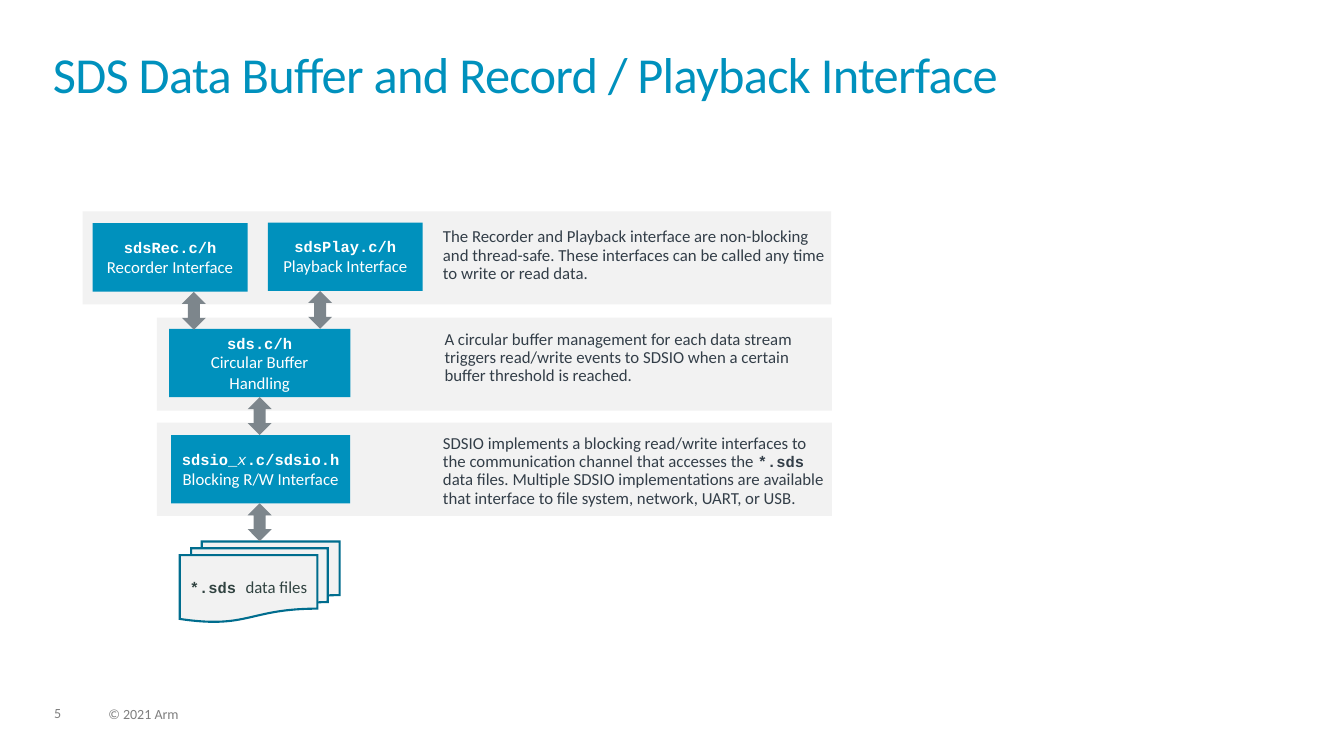
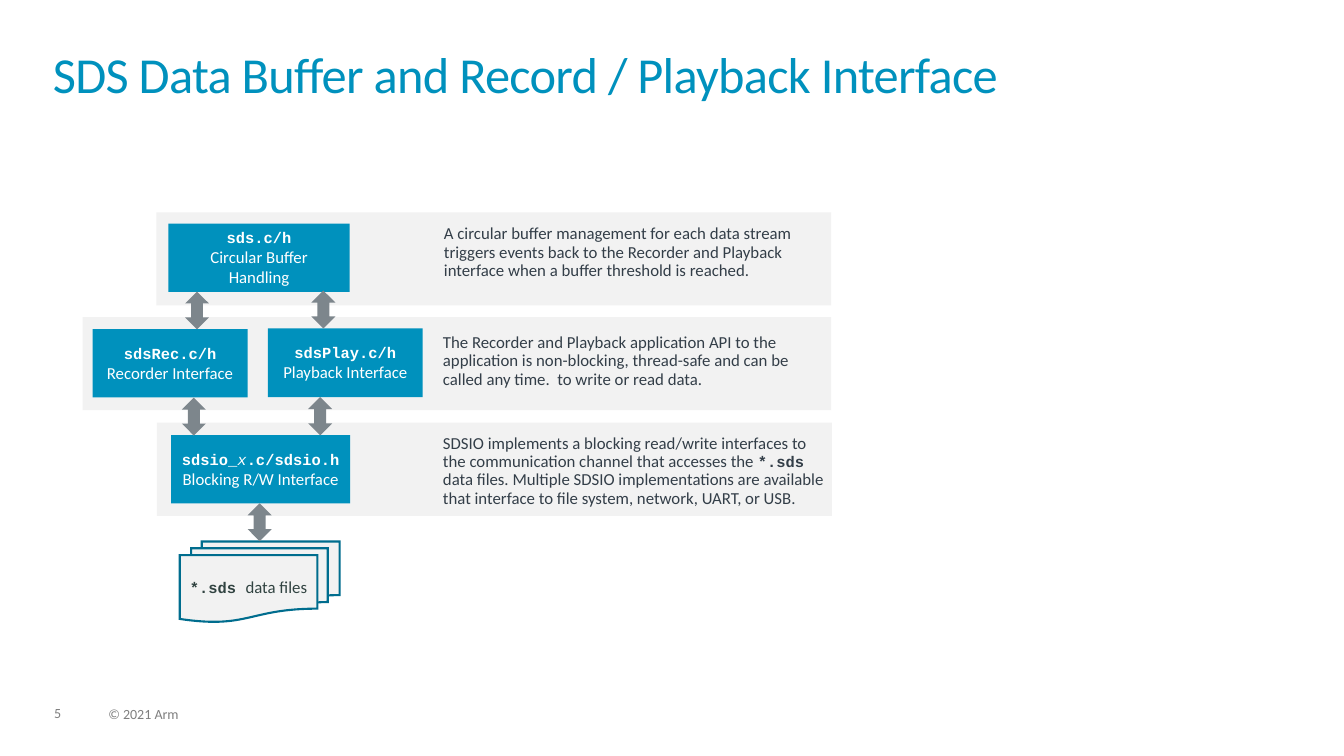
Before and after one commit to ARM-software/SDS-Framework, a slide deck: slide 5 of documentation/images/overview.pptx. Drawn at 1344x756 pixels with LibreOffice and Linux fonts; fonts in the diff are those of the drawing. Boxes give left, top, right and bottom in pixels: in the first picture for what was removed or moved away, otherwise in the second. Text is boxed around its words. In the diff, an @@ line names an element or a change of style, - is before the commit and + after.

```diff
--- a/documentation/images/overview.pptx
+++ b/documentation/images/overview.pptx
@@ rectangle: place and size @@
-rectangle at bbox=[157, 318, 832, 410]
+rectangle at bbox=[156, 213, 831, 306]
@@ rectangle "sds.c/h Circular Buffer Handling": place and size @@
-rectangle "sds.c/h Circular Buffer Handling" at bbox=[169, 329, 351, 397]
+rectangle "sds.c/h Circular Buffer Handling" at bbox=[168, 224, 350, 292]
@@ text at bbox=[444, 227, 791, 276]: text changed @@
-A circular buffer management for each data stream
-triggers read/write events to SDSIO when a certain buffer threshold is reached.
+A circular buffer management for each data stream
+triggers events back to the Recorder and Playback interface when a buffer threshold is reached.
@@ up down arrow: place and size @@
-up down arrow at bbox=[248, 397, 272, 436]
+up down arrow at bbox=[186, 291, 210, 330]
@@ up down arrow added at bbox=[312, 290, 336, 329], fill #7D868C @@
@@ text at bbox=[443, 336, 788, 388]: text changed @@
-The Recorder and Playback interface are non-blocking
-and thread-safe. These interfaces can be called any time to write or read data.
+The Recorder and Playback application API to the application is non-blocking, thread-safe and can be called any time. to write or read data.
@@ 3 rectangles, 2 up down arrows: place and size @@
-3 rectangles, 2 up down arrows at bbox=[83, 212, 832, 331]
+3 rectangles, 2 up down arrows at bbox=[83, 318, 832, 437]
```
Also in this commit, not shown: 2 other slides changed, 1 slide added, 5 other files.
